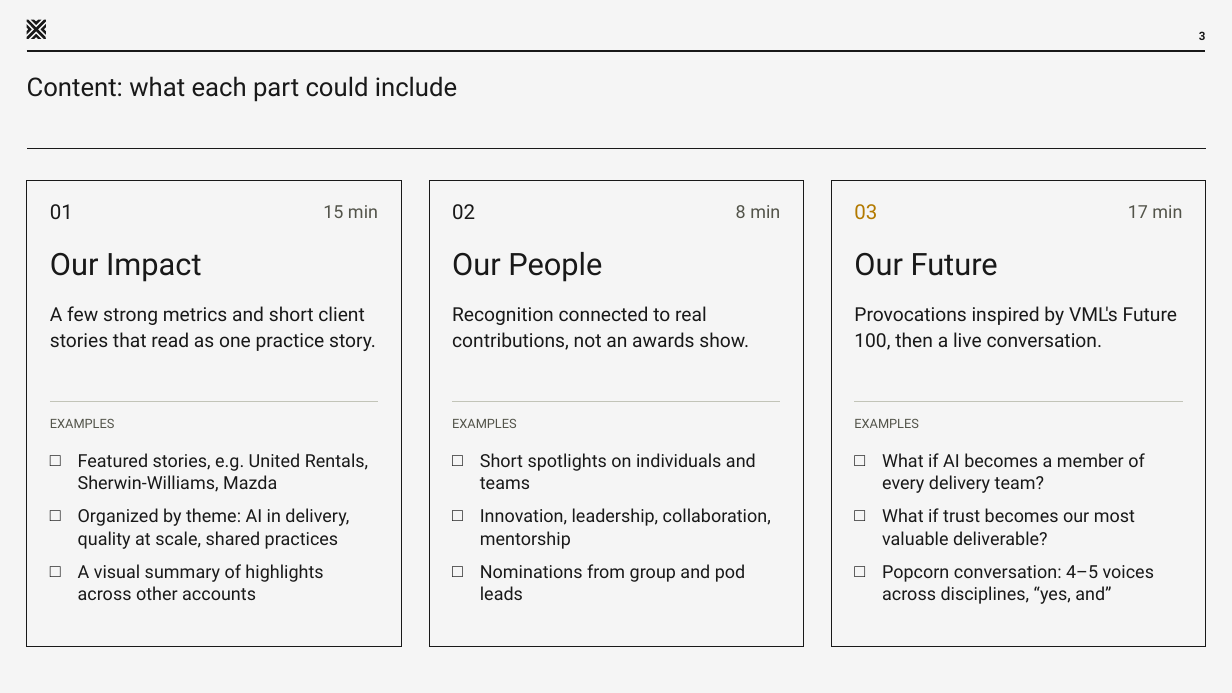
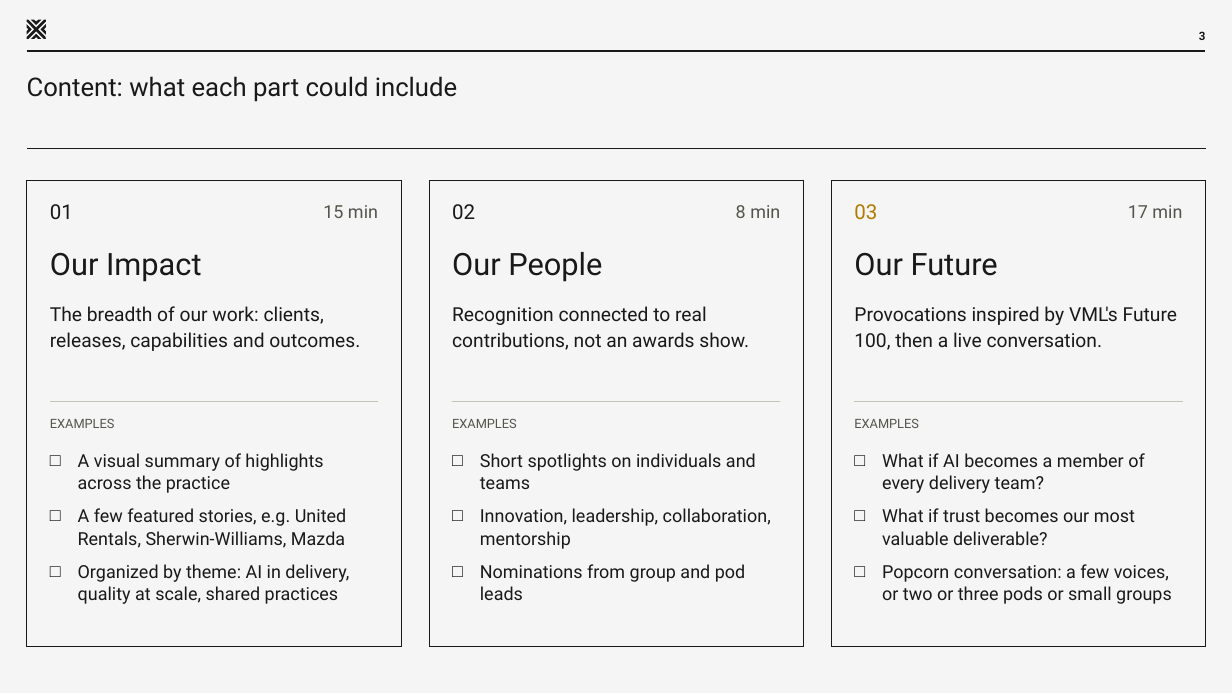
Before and after one commit to hugedeal-lab/presentations, a slide deck: slide 3 of confidence-all-hands-2026/Confidence-2026-All-Hands-Overview.pptx. Drawn at 1232x693 pixels with LibreOffice and Linux fonts; fonts in the diff are those of the drawing. Boxes give left, top, right and bottom in pixels: in the first picture for what was removed or moved away, otherwise in the second. Text is boxed around its words. In the diff, an @@ line names an element or a change of style, - is before the commit and + after.

```diff
--- a/confidence-all-hands-2026/Confidence-2026-All-Hands-Overview.pptx
+++ b/confidence-all-hands-2026/Confidence-2026-All-Hands-Overview.pptx
@@ text at bbox=[50, 306, 360, 351]: text changed @@
-A few strong metrics and short client stories that read as one practice story.
+The breadth of our work: clients, releases, capabilities and outcomes.
@@ text at bbox=[78, 453, 347, 548]: text changed @@
-□ Featured stories, e.g. United Rentals, Sherwin-Williams, Mazda
+□ A visual summary of highlights across the practice
+□ A few featured stories, e.g. United Rentals, Sherwin-Williams, Mazda
@@ text at bbox=[78, 564, 323, 600]: paragraph removed @@
-□ A visual summary of highlights across other accounts
@@ text at bbox=[882, 564, 1172, 604]: text changed @@
-□ Popcorn conversation: 4–5 voices across disciplines, “yes, and”
+□ Popcorn conversation: a few voices, or two or three pods or small groups
```
Also in this commit, not shown: 3 other slides changed, 1 other file.
